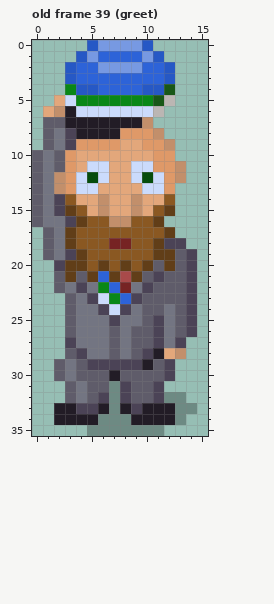
File history of a pixel-art file, art/cfe-ksv-sass.aseprite. The first picture shows the starting point.
16x36 pixels, 39 frames. Shown: old frame 39 (greet). The commit also changed other frames, which this record leaves out.
New version:
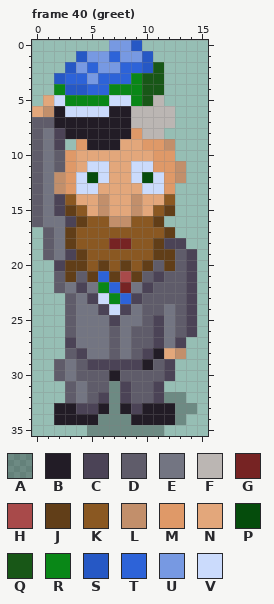
Palette (. is transparent): A #00000046  B #221c26  C #4b4356  D #5f5c6a  E #737582  F #bbb6b3  G #762323  H #a84a4a  J #613e18  K #8a5822  L #c28f6b  M #df9968  N #e3a77b  P #054c0c  Q #185717  R #098717  S #2658c5  T #2d63d8  U #7799e2  V #cbdbfc
A new or re-ordered frame is compared with the old frame closest to it.
Author's note on the commit: Longer greet-animation for Sass
Change:
frames 39 -> 42
Frame 40 (greet) is new; against old frame 39 (greet), layers "head", "fraater":
y 0: x 5..6 SU -> ..; x 9..10 US -> S.
y 1: x 6 T -> U; x 8..11 TTUS -> UUS.
y 2: x 4 T -> U; x 8..12 UUTTS -> TTSQ.
y 3: x 2..3 .S -> ST; x 5 T -> U; x 9..12 TTTS -> RQQ.
y 4: x 2..3 .R -> RS; x 5 S -> T; x 7..12 TTTSSQ -> RRRQQ.
y 5: x 1..3 .NV -> NVR; x 7..8 RR -> VV; x 10..12 RQF -> QF.
y 6: x 0..3 .NLB -> NLBV; x 7..10 VVVV -> BBFF; x 12 . -> F
y 7: x 0 . -> D; x 2 D -> B; x 9..12 BL.. -> FFFF
y 8: x 0..3 .DEC -> DECB; x 8 M -> B; x 10..11 ML -> FF
y 9: x 0..3 .DEC -> DEC.; x 5..7 MMM -> BBB
Boxes around the changes in both pictures, in picture pixels (x1, y1, x2, y2):
changed: (32, 40, 175, 150)
